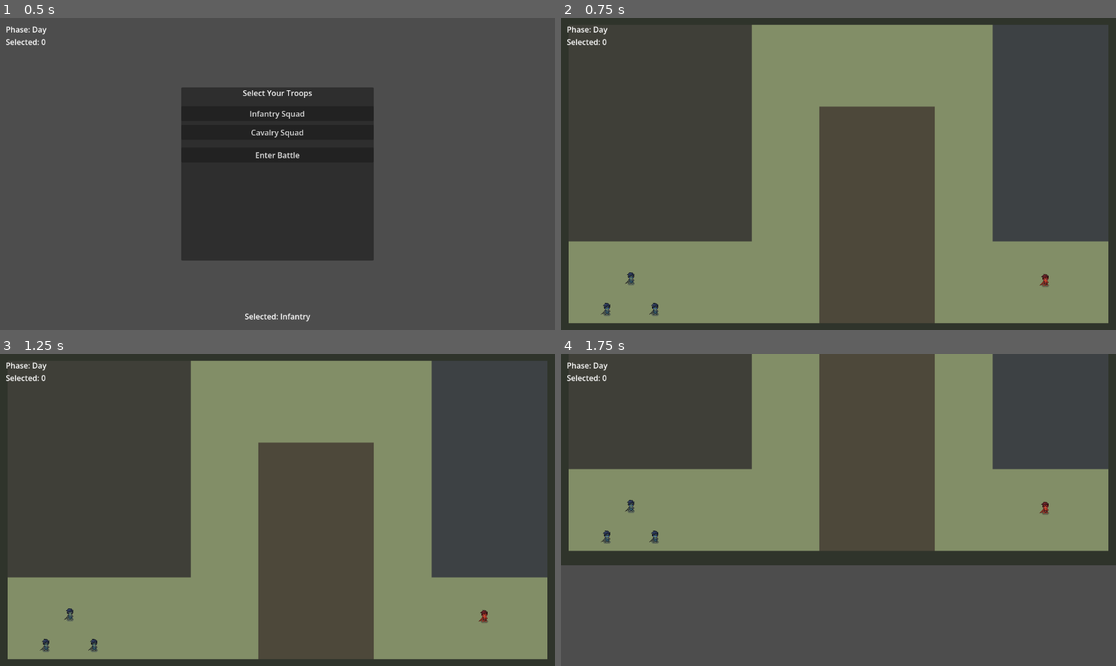
Above: before the commit, frames 1-4 (two rows, left to right).
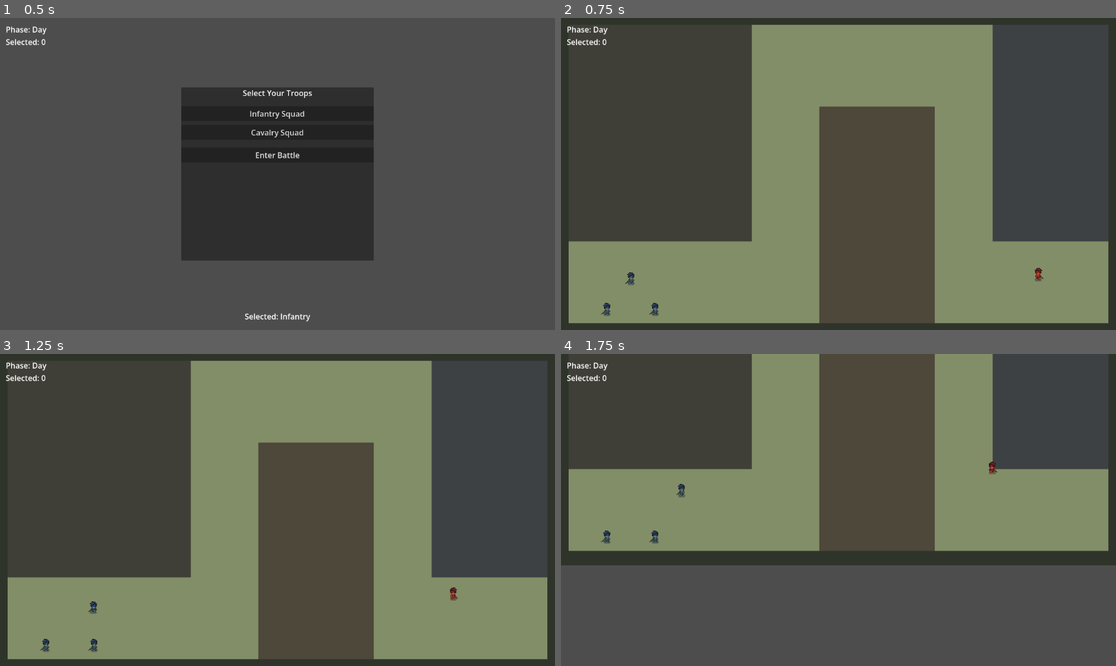
Above: after the commit, the same moments.

Repository: yangmeng6666/FactionalStruggle-
Game: Godot game, scene res://scenes/main.tscn
Two runs of this game, one before a commit and one after it. Both use one fixed random seed, a clock stepped at 60 frames per second and the inputs below.
Inputs (mouse positions are in pixels of both pictures, inside the frame that each line leads up to):
- Up to frame 1 (0.5 s): no input
- Up to frame 2 (0.75 s): click "Enter Battle" at 0.5 s
- Up to frame 3 (1.25 s): no input
- Up to frame 4 (1.75 s): move the mouse to (960, 494) at 1.27 s; hold S (camera_down) from 1.28 s (still down); click (960, 494) at 1.42 s

Frame 1 is identical in both runs. In frame 2, 0.1% of the frame differs, in the area x 85-88%, y 79-87%; in frame 3, 0.2%, in the area x 11-88%, y 74-87%; in frame 4, 0.2%.

Commit message:
feat:T4任务,战斗系统

Diff:
--- a/game/test/scripts/battle/battle_root.gd
+++ b/game/test/scripts/battle/battle_root.gd
@@ -18,6 +18,9 @@
 const FORMATION_SPACING_MULTIPLIER := 2.5
 const FORMATION_SEARCH_STEPS := 7
 const FORMATION_SEARCH_STEP_SCALE := 0.35
+const TARGET_REFRESH_INTERVAL := 0.25
+
+var _target_refresh_timer: float = 0.0
 
 func _ready() -> void:
 	add_to_group("battle_root")
@@ -27,6 +30,17 @@
 	for squad in get_enemy_squads():
 		if squad.has_method("set_team"):
 			squad.set_team("enemy")
+
+func _physics_process(delta: float) -> void:
+	_target_refresh_timer -= delta
+	if _target_refresh_timer > 0.0:
+		return
+
+	_target_refresh_timer = TARGET_REFRESH_INTERVAL
+	var player_squads := get_player_squads()
+	var enemy_squads := get_enemy_squads()
+	_update_combat_targets(player_squads, enemy_squads)
+	_update_combat_targets(enemy_squads, player_squads)
 
 func spawn_player_units(troop_type: String) -> void:
 	# Clear existing player units
@@ -145,6 +159,61 @@
 		assigned_targets.append(slot_target)
 		move_squads[index].set_move_target(slot_target)
 
+
+func _update_combat_targets(allies: Array, enemies: Array) -> void:
+	var claimed_enemy_ids: Dictionary = {}
+
+	for squad in allies:
+		if not is_instance_valid(squad):
+			continue
+		if not squad.has_method("can_auto_engage") or not squad.can_auto_engage():
+			continue
+		if not squad.has_method("get_combat_target"):
+			continue
+
+		var current_target = squad.get_combat_target()
+		if current_target == null:
+			continue
+		if not enemies.has(current_target):
+			squad.set_combat_target(null)
+			continue
+		var current_target_id: int = current_target.get_instance_id()
+		if claimed_enemy_ids.has(current_target_id):
+			squad.set_combat_target(null)
+			continue
+		claimed_enemy_ids[current_target_id] = true
+
+	for squad in allies:
+		if not is_instance_valid(squad):
+			continue
+		if not squad.has_method("can_auto_engage") or not squad.can_auto_engage():
+			continue
+		if squad.has_method("get_combat_target") and squad.get_combat_target() != null:
+			continue
+
+		var combat_target = _get_nearest_enemy(squad, enemies, claimed_enemy_ids)
+		if combat_target != null:
+			claimed_enemy_ids[combat_target.get_instance_id()] = true
+		squad.set_combat_target(combat_target)
+
+func _get_nearest_enemy(squad, enemies: Array, claimed_enemy_ids: Dictionary):
+	var nearest_enemy = null
+	var nearest_distance := INF
+	for enemy in enemies:
+		if not is_instance_valid(enemy):
+			continue
+		if enemy == squad:
+			continue
+		if enemy.has_method("is_dead") and enemy.is_dead():
+			continue
+		var enemy_id: int = enemy.get_instance_id()
+		if claimed_enemy_ids.has(enemy_id):
+			continue
+		var distance: float = squad.global_position.distance_squared_to(enemy.global_position)
+		if distance < nearest_distance:
+			nearest_distance = distance
+			nearest_enemy = enemy
+	return nearest_enemy
 
 func _get_formation_target(target: Vector2, lateral_axis: Vector2, slot_offset: float, spacing: float, navigation_map: RID, assigned_targets: Array[Vector2]) -> Vector2:
 	var best_target := _get_nav_safe_point(navigation_map, target + lateral_axis * slot_offset)
@@ -170,6 +239,6 @@
 
 
 func _get_nav_safe_point(navigation_map: RID, point: Vector2) -> Vector2:
-	if navigation_map.is_valid():
+	if navigation_map.is_valid() and NavigationServer2D.map_get_iteration_id(navigation_map) > 0:
 		return NavigationServer2D.map_get_closest_point(navigation_map, point)
 	return point
--- a/game/test/scripts/units/squad.gd
+++ b/game/test/scripts/units/squad.gd
@@ -4,6 +4,9 @@
 @export var move_speed: float = 120.0
 @export var max_hp: int = 100
 @export var selection_radius: float = 16.0
+
+const ATTACK_INTERVAL := 0.75
+const ATTACK_DAMAGE := 25
 
 enum AnimationState {
 	IDLE,
@@ -13,13 +16,21 @@
 }
 
 var is_selected: bool = false
+var current_hp: int = 0
 var _animation_state: int = AnimationState.IDLE
 var _is_dead: bool = false
+var _attack_cooldown: float = 0.0
+var _combat_target = null
+var _melee_range: float = 0.0
+var _manual_move_override: bool = false
 
 @onready var navigation_agent: NavigationAgent2D = $NavigationAgent2D
 @onready var sprite: AnimatedSprite2D = $AnimatedSprite2D
+@onready var attack_range_shape: CollisionShape2D = $AttackRange/CollisionShape2D
 
 func _ready() -> void:
+	current_hp = max_hp
+	_melee_range = _read_melee_range()
 	navigation_agent.path_desired_distance = 4.0
 	navigation_agent.target_desired_distance = 4.0
 	navigation_agent.avoidance_enabled = false
@@ -39,12 +50,29 @@
 	var ring_width: float = 3.0 if is_selected else 1.0
 	draw_arc(Vector2.ZERO, selection_radius, 0.0, TAU, 32, ring_color, ring_width)
 
-func _physics_process(_delta: float) -> void:
+func _physics_process(delta: float) -> void:
+	if _attack_cooldown > 0.0:
+		_attack_cooldown = maxf(0.0, _attack_cooldown - delta)
+
 	if _is_dead:
 		velocity = Vector2.ZERO
 		move_and_slide()
 		_update_animation()
 		return
+
+	if _manual_move_override and navigation_agent.is_navigation_finished():
+		_manual_move_override = false
+
+	if not _manual_move_override and _has_valid_combat_target():
+		var target_position: Vector2 = _combat_target.global_position
+		if global_position.distance_to(target_position) <= _melee_range:
+			stop_moving()
+			if _attack_cooldown <= 0.0:
+				play_attack_animation()
+				_attack_cooldown = ATTACK_INTERVAL
+				_combat_target.take_damage(ATTACK_DAMAGE)
+			return
+		navigation_agent.target_position = target_position
 
 	if navigation_agent.is_navigation_finished():
 		velocity = Vector2.ZERO
@@ -70,6 +98,8 @@
 func set_move_target(target: Vector2) -> void:
 	if _is_dead:
 		return
+	_manual_move_override = true
+	_combat_target = null
 	navigation_agent.target_position = target
 
 func stop_moving() -> void:
@@ -92,11 +122,42 @@
 		return
 	_set_animation_state(AnimationState.ATTACK)
 
+func take_damage(amount: int) -> void:
+	if _is_dead or amount <= 0:
+		return
+	current_hp = maxi(0, current_hp - amount)
+	if current_hp > 0:
+		return
+	set_dead(true)
+	queue_free()
+
+func set_combat_target(target) -> void:
+	if _is_dead:
+		return
+	if target == self:
+		target = null
+	if target != null and target.get("team") == team:
+		target = null
+	_combat_target = target
+
+func get_combat_target():
+	if _has_valid_combat_target():
+		return _combat_target
+	return null
+
+func can_auto_engage() -> bool:
+	return not _is_dead and not _manual_move_override
+
+func is_dead() -> bool:
+	return _is_dead
+
 func set_dead(value: bool) -> void:
 	if _is_dead == value:
 		return
 	_is_dead = value
 	if _is_dead:
+		_combat_target = null
+		_manual_move_override = false
 		stop_moving()
 		_set_animation_state(AnimationState.DEAD)
 		return
@@ -160,6 +221,26 @@
 func _has_animation(name: StringName) -> bool:
 	return sprite.sprite_frames != null and sprite.sprite_frames.has_animation(name)
 
+func _has_valid_combat_target() -> bool:
+	if not is_instance_valid(_combat_target):
+		_combat_target = null
+		return false
+	if _combat_target == self:
+		_combat_target = null
+		return false
+	if _combat_target.has_method("is_dead") and _combat_target.is_dead():
+		_combat_target = null
+		return false
+	if _combat_target.get("team") == team:
+		_combat_target = null
+		return false
+	return true
+
+func _read_melee_range() -> float:
+	if attack_range_shape != null and attack_range_shape.shape is CircleShape2D:
+		return (attack_range_shape.shape as CircleShape2D).radius
+	return selection_radius
+
 func _on_sprite_animation_finished() -> void:
 	if _animation_state == AnimationState.ATTACK and not _is_dead:
 		_set_animation_state(AnimationState.IDLE)
Not shown, changed: docs/tasks/status-board.md
